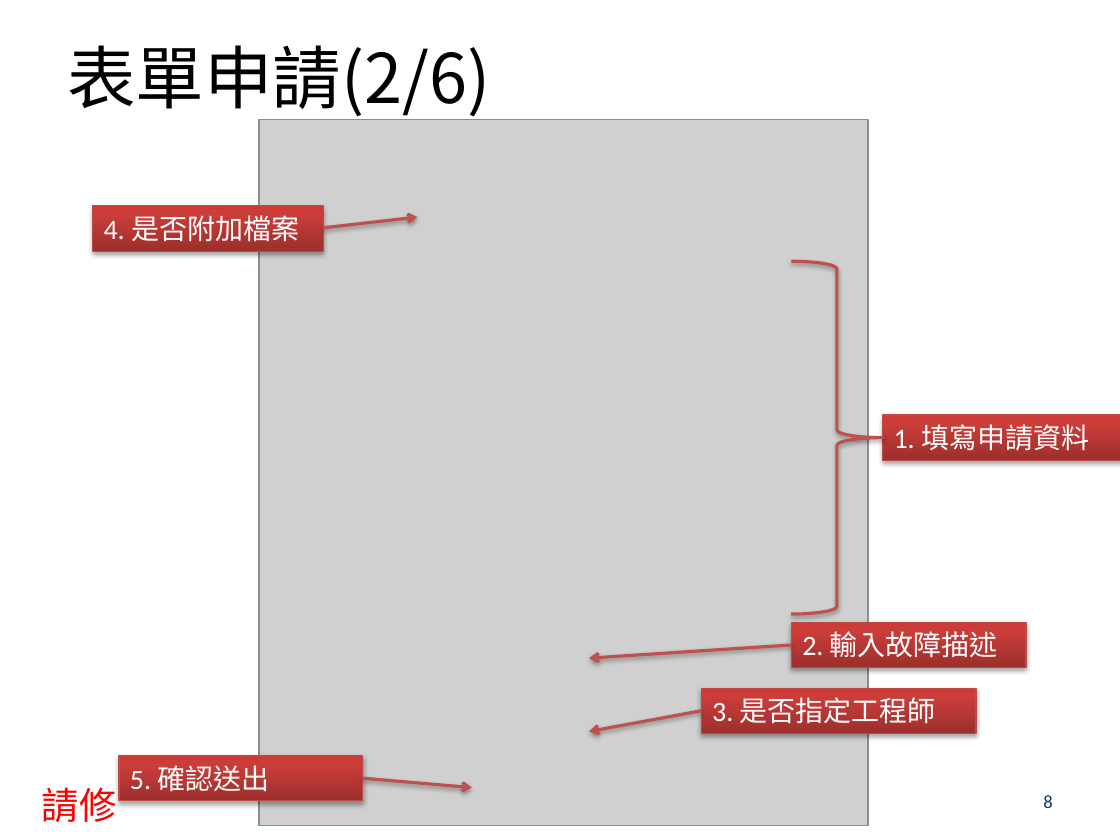
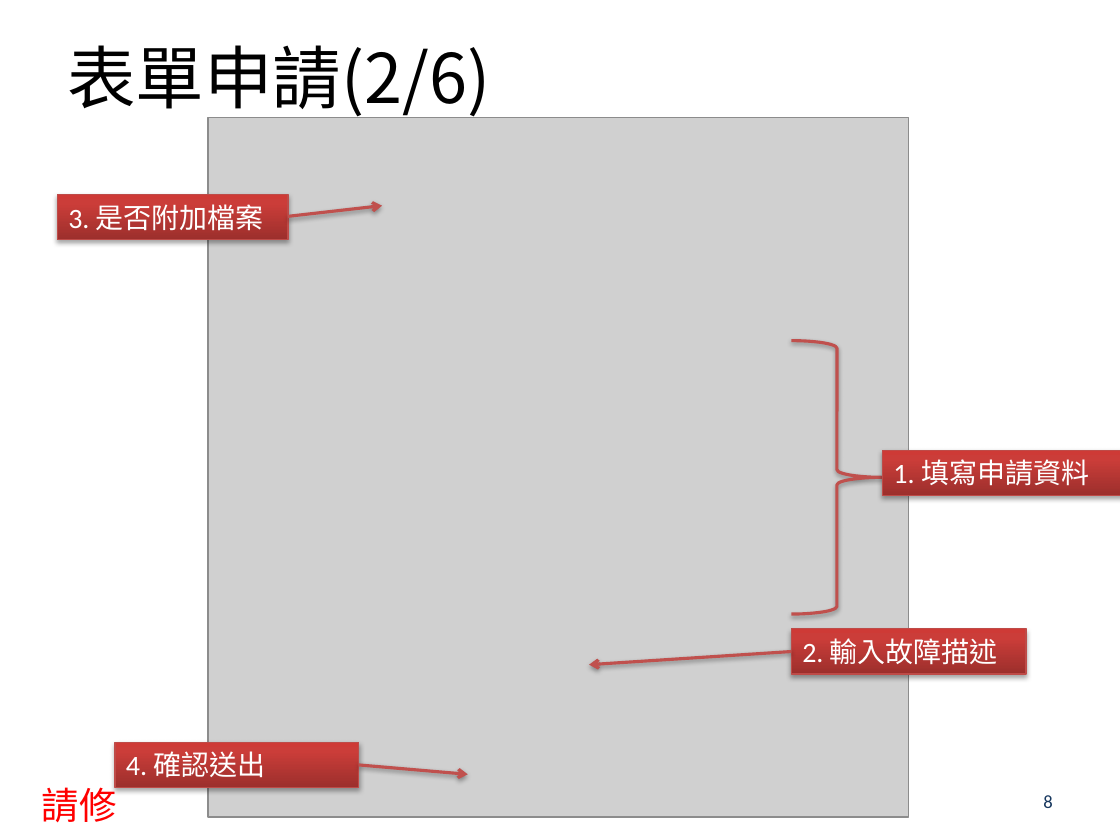
Before and after one commit to airball91327/BMEDSys, a slide deck: slide 8 of EDIS/EDIS/wwwroot/Files/Manual/BMED_EngManual.pptx. Drawn at 1120x840 pixels with LibreOffice and Linux fonts; fonts in the diff are those of the drawing; grey boxes stand for pictures; background and template pictures are left out. Boxes give left, top, right and bottom in pixels: in the first picture for what was removed or moved away, otherwise in the second. Text is boxed around its words. In the diff, an @@ line names an element or a change of style, - is before the commit and + after.

```diff
--- a/EDIS/EDIS/wwwroot/Files/Manual/BMED_EngManual.pptx
+++ b/EDIS/EDIS/wwwroot/Files/Manual/BMED_EngManual.pptx
@@ picture: place and size @@
-picture at [259,120,868,825]
+picture at [208,118,909,816]
@@ rectangle "3. 是否附加檔案": place and size @@
-rectangle "3. 是否附加檔案" at [93,206,324,251]
+rectangle "3. 是否附加檔案" at [57,195,288,240]
@@ text in rectangle at [68,204,264,230]: text changed @@
-4. 是否附加檔案
+3. 是否附加檔案
@@ arrow moved from (324, 227) - (418, 217) to (288, 216) - (382, 206) @@
@@ right brace: place and size @@
-right brace at [791,261,883,614]
+right brace at [791,340,883,614]
@@ rectangle "1. 填寫申請資料": place and size @@
-rectangle "1. 填寫申請資料" at [883,416,1120,460]
+rectangle "1. 填寫申請資料" at [883,450,1120,495]
@@ rectangle "2. 輸入故障描述": place and size @@
-rectangle "2. 輸入故障描述" at [791,623,1026,668]
+rectangle "2. 輸入故障描述" at [791,629,1026,674]
@@ arrow moved from (791, 645) - (589, 659) to (791, 652) - (589, 664) @@
@@ rectangle removed at [701,688,976,732] @@
-3. 是否指定工程師
@@ arrow removed from (701, 711) to (589, 731) @@
@@ rectangle "4. 確認送出": place and size @@
-rectangle "4. 確認送出" at [119,756,363,801]
+rectangle "4. 確認送出" at [115,743,360,787]
@@ text in rectangle at [126,751,266,777]: text changed @@
-5. 確認送出
+4. 確認送出
@@ arrow moved from (363, 778) - (472, 787) to (358, 765) - (468, 774) @@
```
Also in this commit, not shown: 31 other slides changed, 4 slides added, 7 slides removed, 7 other files.
